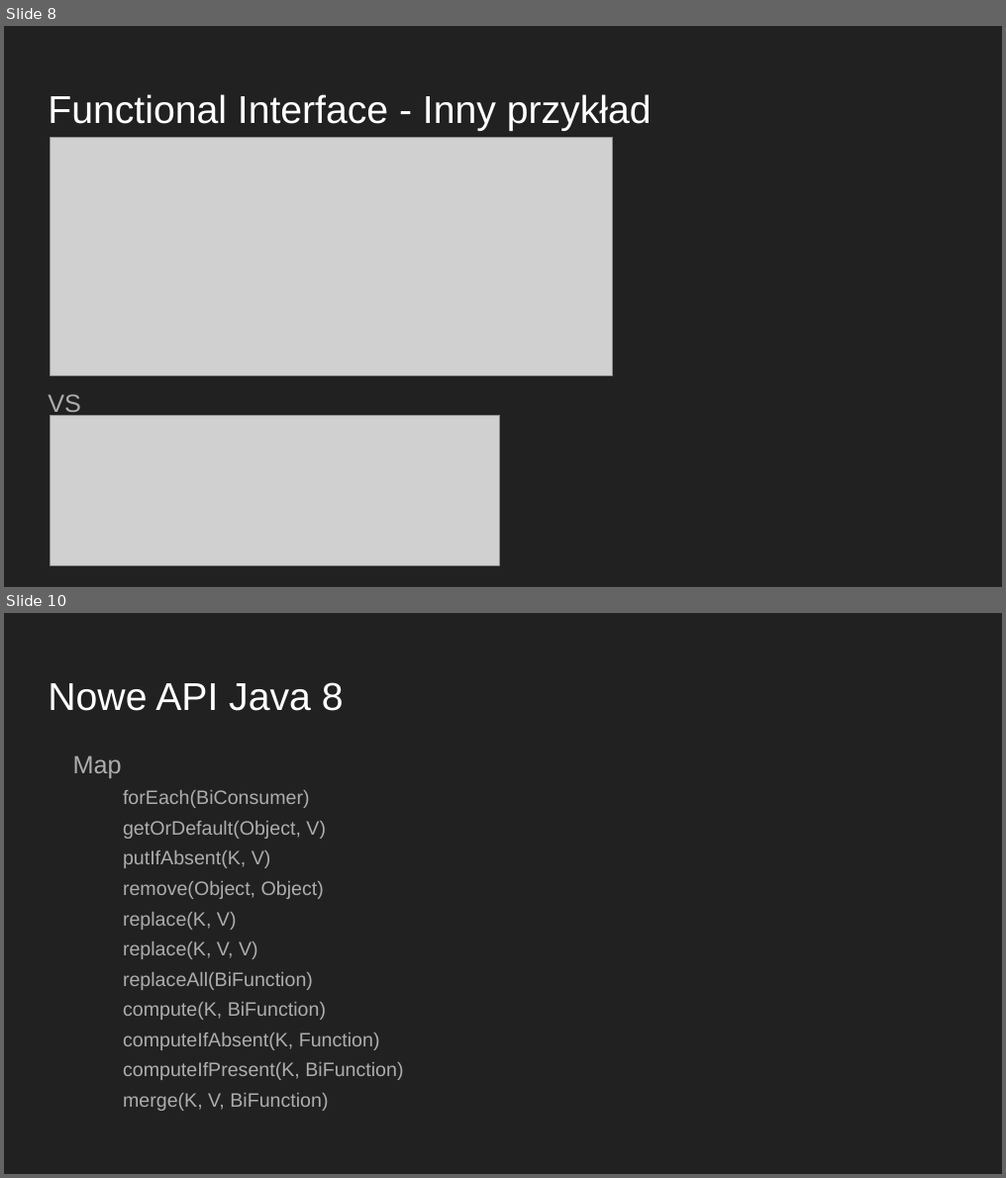
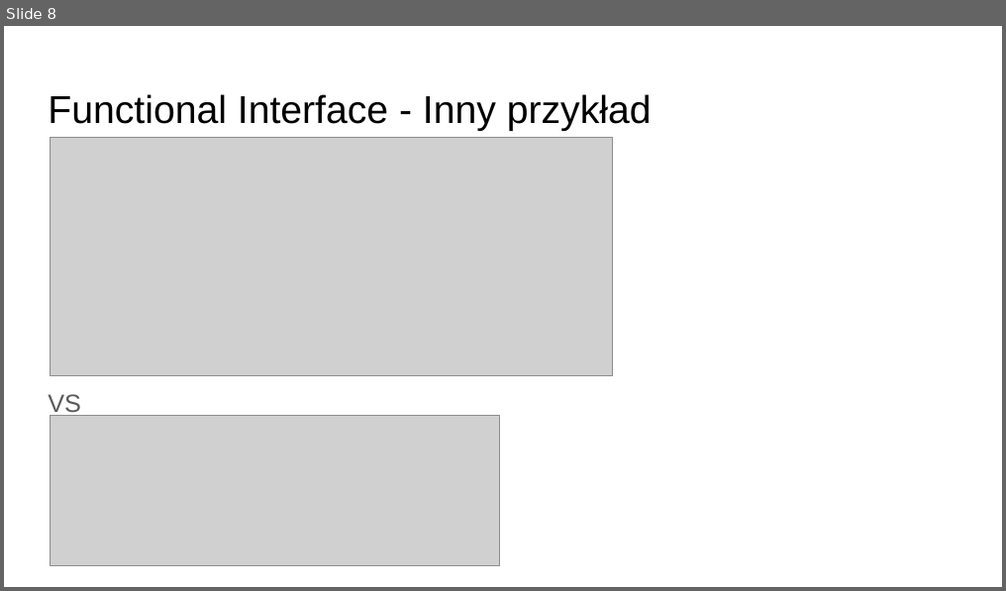
Before and after one commit to jkornacki/java8Lambda, a slide deck: Java8.pptx. Shown one above the other, each under a label of ours: slides 8 and 10 before the commit, slide 8 after it; the slides between them are not shown. The pictures are 1006x1178 and 1006x591 pixels, drawn with LibreOffice and Linux fonts; fonts in the diff are those of the drawing; grey boxes stand for pictures. Boxes give left, top, right and bottom in pixels: in the first picture for what was removed or moved away, otherwise in the second. Text is boxed around its words. In the diff, an @@ line names an element or a change of style, - is before the commit and + after.

```diff
--- a/Java8.pptx
+++ b/Java8.pptx
@@ slide 10 removed at [4,613,1002,1174], background #212121 @@
@@ title removed at [48,682,344,711] @@
-Nowe API Java 8
@@ text removed at [73,756,403,1111] @@
-Map
-  forEach(BiConsumer)
-  getOrDefault(Object, V)
-  putIfAbsent(K, V)
-  remove(Object, Object)
-  replace(K, V)
-  replace(K, V, V)
-  replaceAll(BiFunction)
-  compute(K, BiFunction)
-  computeIfAbsent(K, Function)
-  computeIfPresent(K, BiFunction)
-  merge(K, V, BiFunction)
@@ slide 8 changed as well @@
@@ background #212121 to #FFFFFF @@
@@ title "Functional Interface - Inny przykład" at [48,94,651,131]: text colour #FFFFFF to #000000 @@
@@ text "VS" at [48,394,81,418]: text colour #ADADAD to #595959 @@
```
Also in this commit, not shown: 9 other slides changed, 13 slides added, 1 other slide removed, 4 other files.
